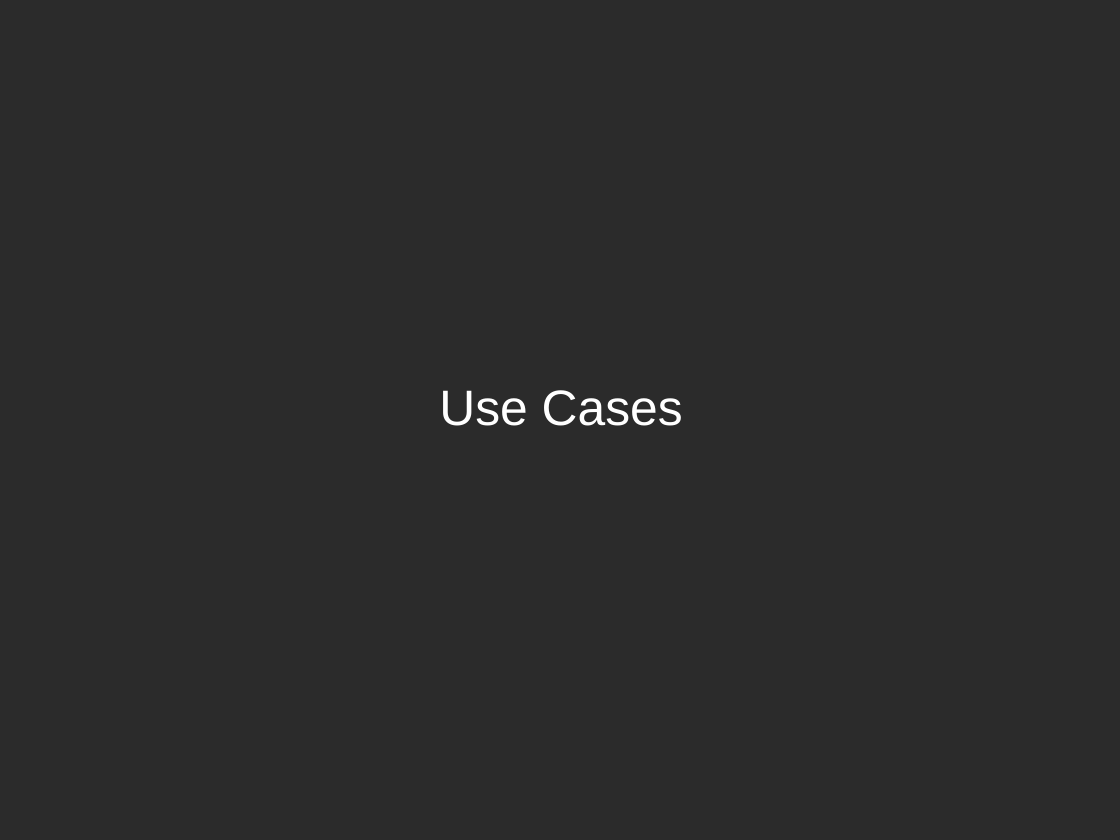
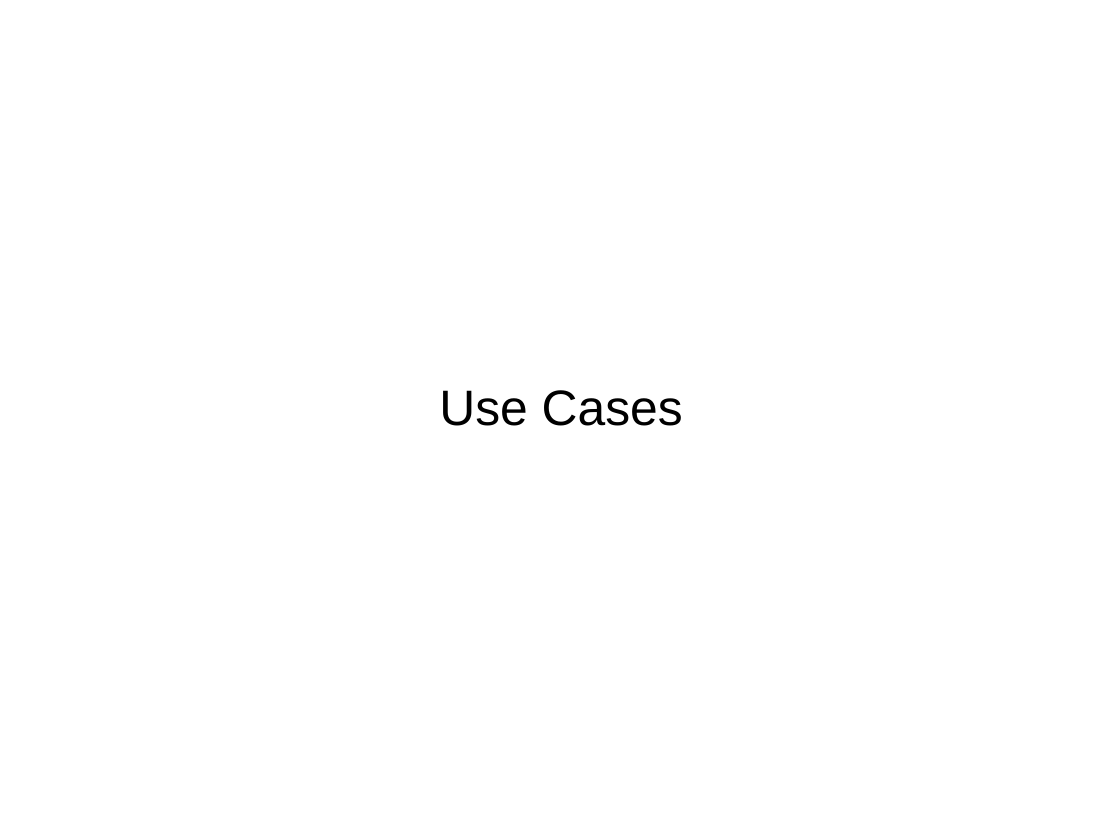
Before and after one commit to sayalilunkad/openstack-barcelona, a slide deck: slide 8 of hiding-in-the-clouds_secret-management-with-openstack-barbican/presentation.odp. Drawn at 1120x840 pixels with LibreOffice and Linux fonts; fonts in the diff are those of the drawing; background and template pictures are left out; a plain dark background stands for a picture behind light text. Boxes give left, top, right and bottom in pixels: in the first picture for what was removed or moved away, otherwise in the second. Text is boxed around its words. In the diff, an @@ line names an element or a change of style, - is before the commit and + after.

```diff
--- a/hiding-in-the-clouds_secret-management-with-openstack-barbican/presentation.odp
+++ b/hiding-in-the-clouds_secret-management-with-openstack-barbican/presentation.odp
@@ background picture (left out) to #FFFFFF @@
@@ title "Use Cases" at <box>439,390,683,426</box>: text colour #FFFFFF to #000000 @@
```
Also in this commit, not shown: 2 other slides changed, 1 slide added, 1 slide removed, 1 other file.
